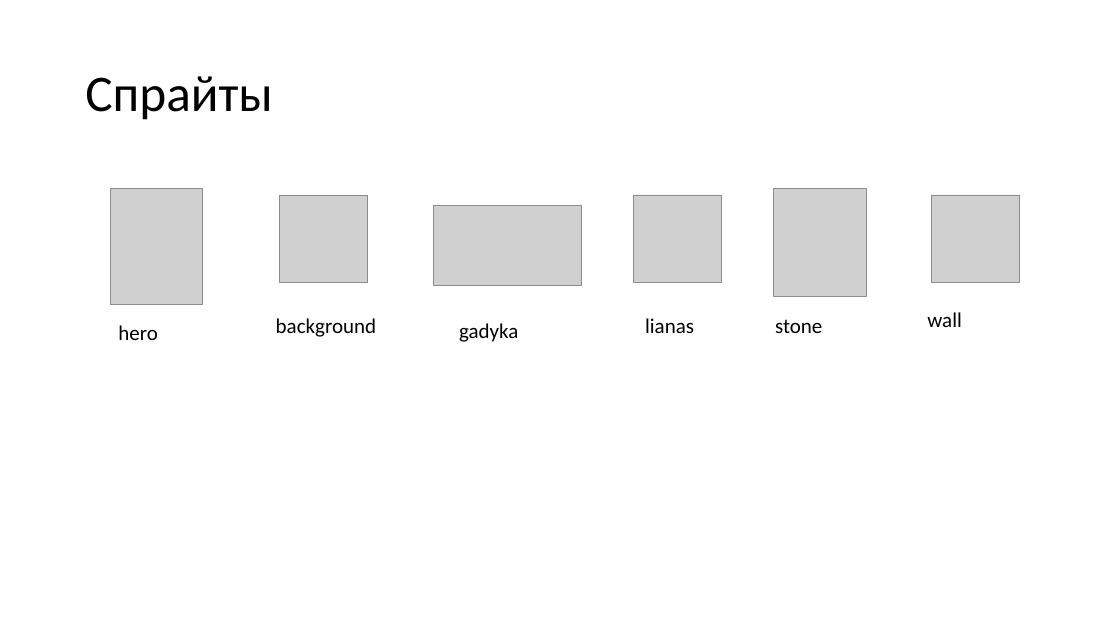
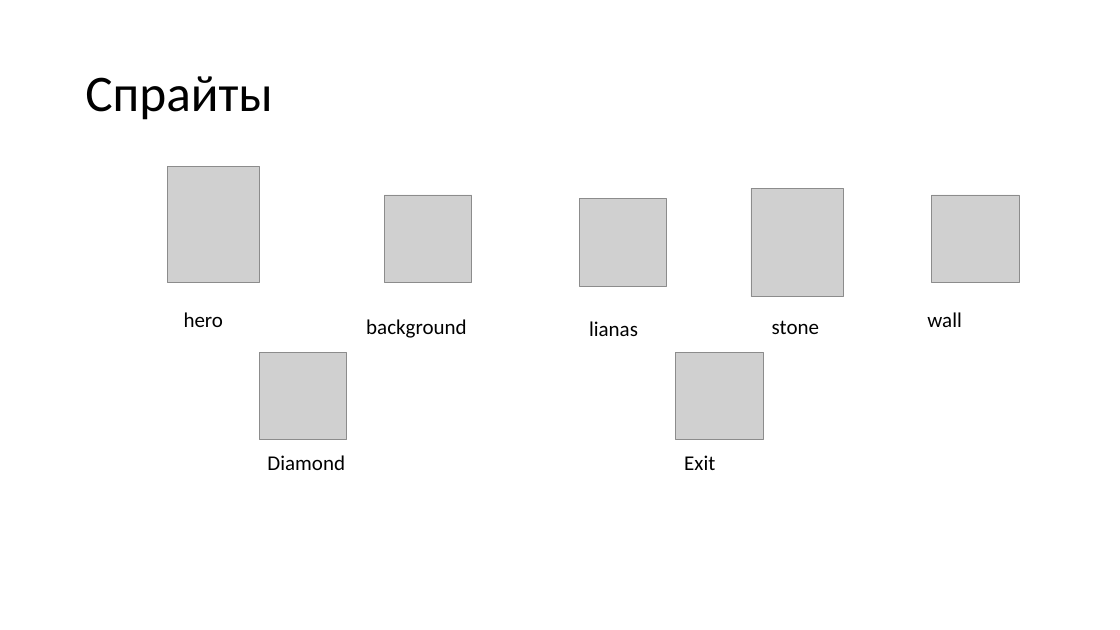
Before and after one commit to Scheise45/projeckt_2, a slide deck: slide 6 of документы/проект2.pptx. Drawn at 1120x630 pixels with LibreOffice and Linux fonts; fonts in the diff are those of the drawing; grey boxes stand for pictures. Boxes give left, top, right and bottom in pixels: in the first picture for what was removed or moved away, otherwise in the second. Text is boxed around its words. In the diff, an @@ line names an element or a change of style, - is before the commit and + after.

```diff
--- a/документы/проект2.pptx
+++ b/документы/проект2.pptx
@@ picture: place and size @@
-picture at [110,188,202,305]
+picture at [167,166,260,283]
@@ picture: place and size @@
-picture at [280,195,367,282]
+picture at [385,195,472,282]
@@ picture removed at [434,206,581,286] @@
@@ picture: place and size @@
-picture at [634,195,721,282]
+picture at [579,198,666,286]
@@ picture: place and size @@
-picture at [774,188,866,297]
+picture at [751,188,844,297]
@@ text "hero": place and size @@
-text "hero" at [118,325,157,340]
+text "hero" at [184,312,223,327]
@@ text "background": place and size @@
-text "background" at [276,318,376,337]
+text "background" at [366,319,466,338]
@@ text removed at [459,323,518,342] @@
-gadyka
@@ text "lianas": place and size @@
-text "lianas" at [645,318,694,333]
+text "lianas" at [589,321,638,336]
@@ picture added at [260,352,347,439] @@
@@ picture added at [676,352,764,439] @@
@@ text added at [267,455,345,470], 18 pt, text #000000 @@
+Diamond
@@ text added at [684,455,715,470], 18 pt, text #000000 @@
+Exit
```
Also in this commit, not shown: 6 other slides changed, 4 slides added, 1 slide removed, 7 other files.
